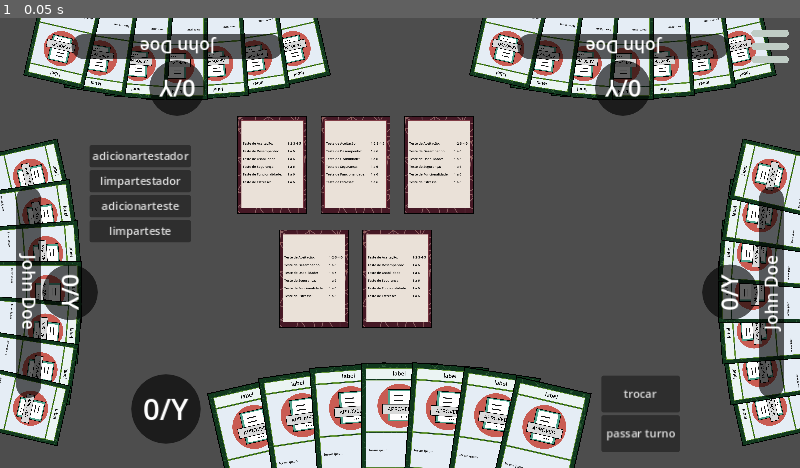
Above: before the commit, frame 1.
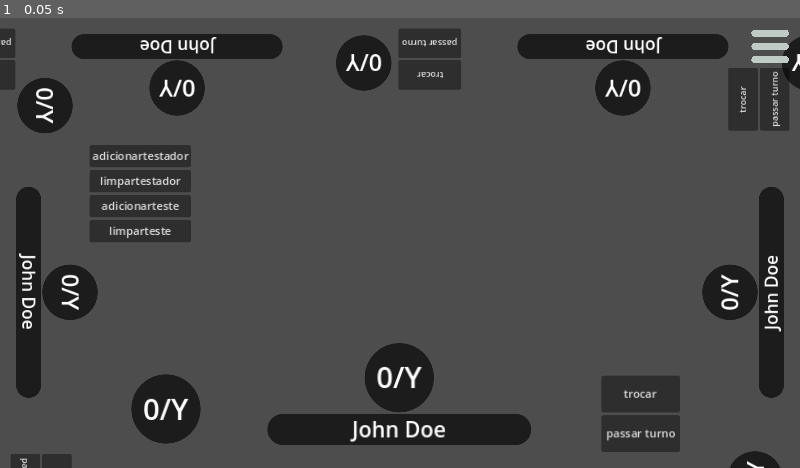
Above: after the commit, the same moment.

Repository: nitsuboy/greatestcardgame-retested
Game: Godot game, scene res://scenes/Jogo.tscn
Same seed, same stepped clock (60 frames per second), same inputs: the game is played once before the commit and once after it. This scene is started directly instead of the project's main scene.
Inputs:
- Up to frame 1 (0.05 s): no input

The runs differ from the first frame. In frame 1, 46% of the frame differs, in the area x 0-100%, y 0-100%.
Error after the commit: Parse Error: Class "Crupie" hides a global script class. (res://scripts/Crupie.gd:2)

Commit message:
fix: alguns bugs
realocação de alguns nodes tipagens redundâncias e classes
movido funções de jogadores.gd para partida.gd
mudança de array para dicionário
e algumas pequenas alterações

Diff:
--- a/scenes/Jogador.tscn
+++ b/scenes/Jogador.tscn
@@ -1,17 +1,14 @@
-[gd_scene load_steps=3 format=3 uid="uid://b0q1lpu1cvida"]
+[gd_scene load_steps=4 format=3 uid="uid://b0q1lpu1cvida"]
 
-[ext_resource type="Script" path="res://scripts/jogador.gd" id="1_pcns1"]
+[ext_resource type="Script" path="res://scripts/Jogador.gd" id="1_2epxc"]
 [ext_resource type="Script" path="res://scripts/Mao.gd" id="1_y53sj"]
 [ext_resource type="Theme" uid="uid://ti321fjpf2l7" path="res://tex/themes/game_theme.tres" id="2_ewgib"]
 
-[node name="cartas" type="Node2D"]
-script = ExtResource("1_y53sj")
-num_cartas = 7
-p0 = Vector2i(-250, 40)
-p1 = Vector2i(0, -60)
-p2 = Vector2i(250, 40)
+[node name="jogador" type="Node2D"]
+script = ExtResource("1_2epxc")
+evoce = false
 
-[node name="nome jogador" type="Label" parent="."]
+[node name="nome_jogador" type="Label" parent="."]
 z_index = 1
 z_as_relative = false
 offset_left = -190.0
@@ -80,3 +77,6 @@
 text = "0/Y"
 horizontal_alignment = 1
 vertical_alignment = 1
+
+[node name="mao" type="Node2D" parent="."]
+script = ExtResource("1_y53sj")
--- a/scenes/jogador.tscn
+++ b/scenes/jogador.tscn
@@ -1,16 +1,14 @@
-[gd_scene load_steps=3 format=3 uid="uid://b0q1lpu1cvida"]
+[gd_scene load_steps=4 format=3 uid="uid://b0q1lpu1cvida"]
 
+[ext_resource type="Script" path="res://scripts/Jogador.gd" id="1_2epxc"]
 [ext_resource type="Script" path="res://scripts/Mao.gd" id="1_y53sj"]
 [ext_resource type="Theme" uid="uid://ti321fjpf2l7" path="res://tex/themes/game_theme.tres" id="2_ewgib"]
 
-[node name="cartas" type="Node2D"]
-script = ExtResource("1_y53sj")
-num_cartas = 7
-p0 = Vector2i(-250, 40)
-p1 = Vector2i(0, -60)
-p2 = Vector2i(250, 40)
+[node name="jogador" type="Node2D"]
+script = ExtResource("1_2epxc")
+evoce = false
 
-[node name="nome jogador" type="Label" parent="."]
+[node name="nome_jogador" type="Label" parent="."]
 z_index = 1
 z_as_relative = false
 offset_left = -190.0
@@ -79,3 +77,6 @@
 text = "0/Y"
 horizontal_alignment = 1
 vertical_alignment = 1
+
+[node name="mao" type="Node2D" parent="."]
+script = ExtResource("1_y53sj")
--- a/scenes/mesa.tscn
+++ b/scenes/mesa.tscn
@@ -1,9 +1,10 @@
 [gd_scene load_steps=3 format=3 uid="uid://da4bt87sc2cv1"]
 
-[ext_resource type="Script" path="res://scripts/mesa.gd" id="1_uo5ag"]
+[ext_resource type="Script" path="res://scripts/Mesa.gd" id="1_uo5ag"]
 [ext_resource type="Texture2D" uid="uid://ctw5rnhp6egnh" path="res://images/2.png" id="1_vrbnf"]
 
 [node name="Control" type="Control"]
+custom_minimum_size = Vector2(1152, 648)
 layout_mode = 3
 anchors_preset = 0
 offset_right = 1152.0
--- a/scenes/mesa_teste.tscn
+++ b/scenes/mesa_teste.tscn
@@ -16,22 +16,18 @@
 position = Vector2(1168, 395)
 rotation = -1.5708
 scale = Vector2(0.8, 0.8)
-evoce = false
 
 [node name="jogador3" parent="." instance=ExtResource("3_yagam")]
 position = Vector2(897, -16)
 rotation = 3.14159
 scale = Vector2(0.8, 0.8)
-evoce = false
 
 [node name="jogador4" parent="." instance=ExtResource("3_yagam")]
 position = Vector2(255, -16)
 rotation = 3.14159
 scale = Vector2(0.8, 0.8)
-evoce = false
 
 [node name="jogador5" parent="." instance=ExtResource("3_yagam")]
 position = Vector2(-16, 395)
 rotation = 1.5708
 scale = Vector2(0.8, 0.8)
-evoce = false
--- a/scenes/partida.tscn
+++ b/scenes/partida.tscn
@@ -1,16 +1,15 @@
 [gd_scene load_steps=4 format=3 uid="uid://ggshueawo0oh"]
 
-[ext_resource type="Script" path="res://scripts/partida.gd" id="1_ncakv"]
-[ext_resource type="Script" path="res://scripts/jogadores.gd" id="2_ce20y"]
+[ext_resource type="Script" path="res://scripts/Partida.gd" id="1_ncakv"]
 [ext_resource type="Script" path="res://scripts/Crupie.gd" id="3_v5hvx"]
+[ext_resource type="PackedScene" uid="uid://da4bt87sc2cv1" path="res://scenes/mesa.tscn" id="4_whu3c"]
 
 [node name="partida" type="Node2D"]
 script = ExtResource("1_ncakv")
 
+[node name="crupie" type="Node" parent="."]
+script = ExtResource("3_v5hvx")
+
 [node name="jogadores" type="Node2D" parent="."]
-script = ExtResource("2_ce20y")
 
-[node name="mesa" type="Node2D" parent="."]
-
-[node name="crupie" type="Node2D" parent="."]
-script = ExtResource("3_v5hvx")
+[node name="mesa" parent="." instance=ExtResource("4_whu3c")]
--- a/scripts/Mao.gd
+++ b/scripts/Mao.gd
@@ -6,7 +6,6 @@
 @export var p0:Vector2i
 @export var p1:Vector2i
 @export var p2:Vector2i
-@export var evoce:bool = true
 
 var carta = preload("res://scenes/card_normal.tscn")
 var canvas_item:RID
@@ -16,17 +15,6 @@
 func _ready() -> void:
 	if Engine.is_editor_hint():
 		return
-
-	if evoce:
-		$"botoes".visible = true
-		$"nome jogador".visible = false
-		$"pontos2".visible = false
-	else :
-		$"botoes".visible = false
-		$"nome jogador".visible = true
-		$"pontos2".visible = true
-		$"pontos".visible = false
-
  	# Prepare the initial hand layout if num_cartas is non-zero
 	for i in num_cartas+1:
 		var nodes = Node2D.new()
--- a/scripts/crupie.gd
+++ b/scripts/crupie.gd
@@ -1,5 +1,5 @@
 extends Node
-#class_name Crupie
+class_name Crupie
 
 signal AllDone
 
--- a/scripts/jogador.gd
+++ b/scripts/jogador.gd
@@ -2,19 +2,36 @@
 class_name Jogador
 
 #referencia ao scrip de mão e pontos
-@onready var hand = $Mao
-@onready var points_label = $PointsLabel
-var player_id: int = 0
+@onready var hand:Mao = $mao
+@onready var points_label:Label = $pontos
+@onready var points_label2:Label = $pontos2
+@onready var nome_label:Label = $nome_jogador
+@onready var botoes:Control = $botoes
 
+@export var evoce:bool = true
+@export var nome:String = "John Doe"
+
+var player_id:int = 0
+# Total de pontos de um jogador
+var pontos_totais:int = 0
+
+func _ready() -> void:
+	nome_label.text = nome
+	if evoce:
+		points_label2.visible = false
+	else:
+		points_label.visible = false
+		points_label2.visible = true
+		botoes.visible = false
+
+
+# isso vai ser bom pro multiplayer multiplayer.get_unique_id() https://docs.godotengine.org/en/latest/tutorials/networking/high_level_multiplayer.html
 func set_player_id(id: int) -> void:
 	player_id = id
 
-# Total de pontos de um jogador
-var pontos_totais: int = 0
-
 #Adiciona cartas a mão do player
 func adicionar_cardas(card_data: Dictionary):
-	hand.num_cartas +=1 #Atualiza o número de cartas
+	hand.num_cartas += 1 #Atualiza o número de cartas
 	hand.carta = card_data["scene"] #Prepara a cena de carta
 	hand.points_nodes.append(Vector2.ZERO) #Adiciona um placeholder para a carta
 	hand._ready() #Atualiza o display
@@ -24,14 +41,13 @@
 func update_points(points: int):
 		pontos_totais += points
 		points_label.text = "Points: " + str(pontos_totais)
+		points_label2.text = "Points: " + str(pontos_totais)
 
 #Remove uma carta da mão do jogador
 func remover_carta(index: int):
 		if index < hand.num_cartas:
 				hand.num_cartad -= 1
 				hand.points_node.pop_back() # remove o ultimo nó de carta
-				hand._ready
-
 #Mostrar o total de cartas e pontos
 func mostrar_status():
 		print("cartas na mão:", hand.num_cartas)
--- a/scripts/jogadores.gd
+++ b/scripts/jogadores.gd
@@ -2,41 +2,3 @@
 
 @export var jogador_scene: PackedScene
 var jogadores = []
-
-func setup_jogadores(num_jogadores: int) -> void:
-	for jogador_existente in jogadores:
-		jogador_existente.queue_free()
-		jogadores.clear()
-
-		for i in range(num_jogadores):
-			var jogador = jogador_scene.instantiate()
-			jogador.name = "jogador_%d" % (i + 1)
-			jogador.set_player_id(i + 1)
-			jogador.position = Vector2(100 * i, 0)
-			add_child(jogador)
-			jogadores.append(jogador)
-
-func get_jogador_by_id(player_id: int) -> Node2D:
-	for jogador in jogadores:
-		if jogador.get_player_id() == player_id:  # Assuming get_player_id() exists
-			return jogador
-	return null
-
-# Example method to reset all players
-func reset_all_players() -> void:
-	for jogador in jogadores:
-		jogador.reset()  # Assuming a `reset` method exists in the player script
-
-# Example method to determine the next player's turn
-func get_next_player(current_player_id: int) -> Node2D:
-	var next_id = (current_player_id % jogadores.size()) + 1
-	return get_jogador_by_id(next_id)
-
-# Called when the node enters the scene tree for the first time.
-func _ready() -> void:
-	pass # Replace with function body.
-
-
-# Called every frame. 'delta' is the elapsed time since the previous frame.
-func _process(delta: float) -> void:
-	pass
--- a/scripts/mesa.gd
+++ b/scripts/mesa.gd
@@ -1,4 +1,5 @@
 extends Control
+class_name Mesa
 
 @onready var testadores = $Testadores/colunatestadores
 
--- a/scripts/partida.gd
+++ b/scripts/partida.gd
@@ -1,20 +1,60 @@
 extends Node2D
+class_name Partida
 
 @export var num_jogadores:int = 4
-@export var jogador_scene:PackedScene
 
-var jogadores = []
+# aqui ta feio mas infelizmente n tem como ser automatico, tem nas anotações.md
+var jpo5 = [575,664,1168,395,897,-16,255,-16,-16,395]
+var jpo4 = [575,664,1168,324,575,-16,-16,324]
+var jro4 = [0,-90,180,90] # fazer em radiano mesmo depois
+var jpo3 = [575,664,897,-16,255,-16]
+var jpo2 = [575,664,575,-16]
+# e caso n seja o jogador diminuir tamanho
+var jogador_scene:PackedScene = preload("res://scenes/Jogador.tscn")
+var jogadores:Dictionary = {}
+var estado: int = 0
+
+enum estado_jogo {JOGANDO,NAO_JOGANDO}
 
 func _ready() -> void:
 	var jogadores_node = $jogadores
 	for i in range(num_jogadores):
-		var jogador = jogador_scene.instance()
-		jogador.name = "jogador %d" % (i + 1)
+		var jogador:Jogador = jogador_scene.instantiate()
+		jogador.nome = "jogador %d" % (i + 1)
 		jogador.set_player_id(i + 1) #Metodo de id customizavel
+		# colocar swith if ou fazer uma matriz tanto faz
+		jogador.position.x = jpo4[i+i]
+		jogador.position.y = jpo4[i+i+1]
+		jogador.rotation = deg_to_rad(jro4[i])
+		# pro multiplayer
+		if i == 0:
+			jogador.evoce = true
+
+		jogadores[i+1] = jogador
 		jogadores_node.add_child(jogador)
-		jogadores.append.jogador
 
+# Redundante, usar dicionario https://docs.godotengine.org/pt-br/3.5/classes/class_dictionary.html
+func get_jogador_by_id(player_id: int) -> Node2D:
+	for jogador in jogadores:
+		if jogador.get_player_id() == player_id:  # Assuming get_player_id() exists
+			return jogador
+	return null
 
-# Called every frame. 'delta' is the elapsed time since the previous frame.
+# Example method to reset all players
+func reset_all_players() -> void:
+	for jogador in jogadores:
+		jogador.reset()  # Assuming a `reset` method exists in the player script
+
+# isso pode causar problema de sincronia
+# Example method to determine the next player's turn
+func get_next_player(current_player_id: int) -> Node2D:
+	var next_id = (current_player_id % jogadores.size()) + 1
+	return get_jogador_by_id(next_id)
+
 func _process(delta: float) -> void:
-	pass
+	# state machine simples
+	match estado:
+		estado_jogo.JOGANDO:
+			pass
+		estado_jogo.NAO_JOGANDO:
+			pass
